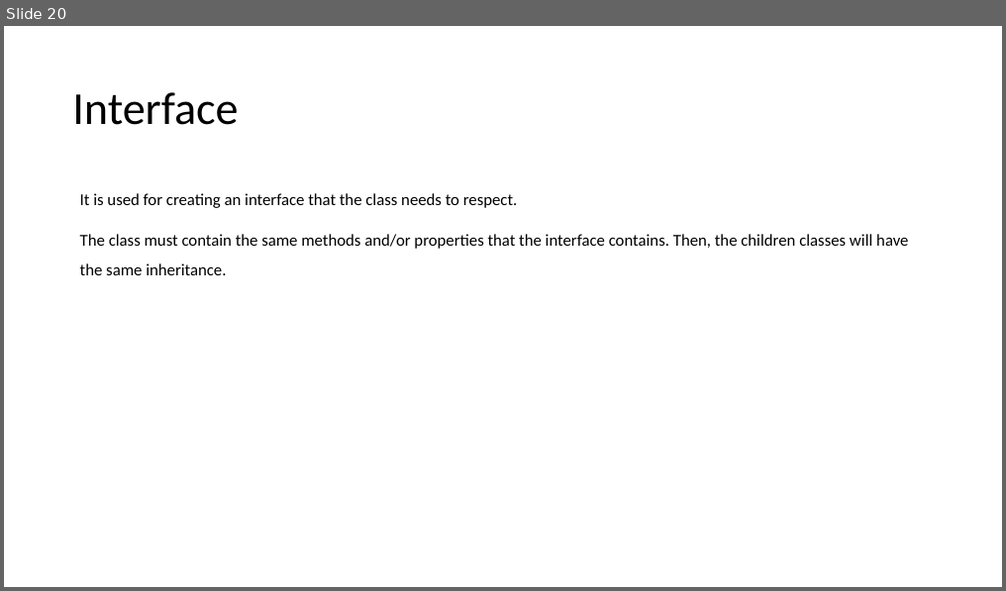
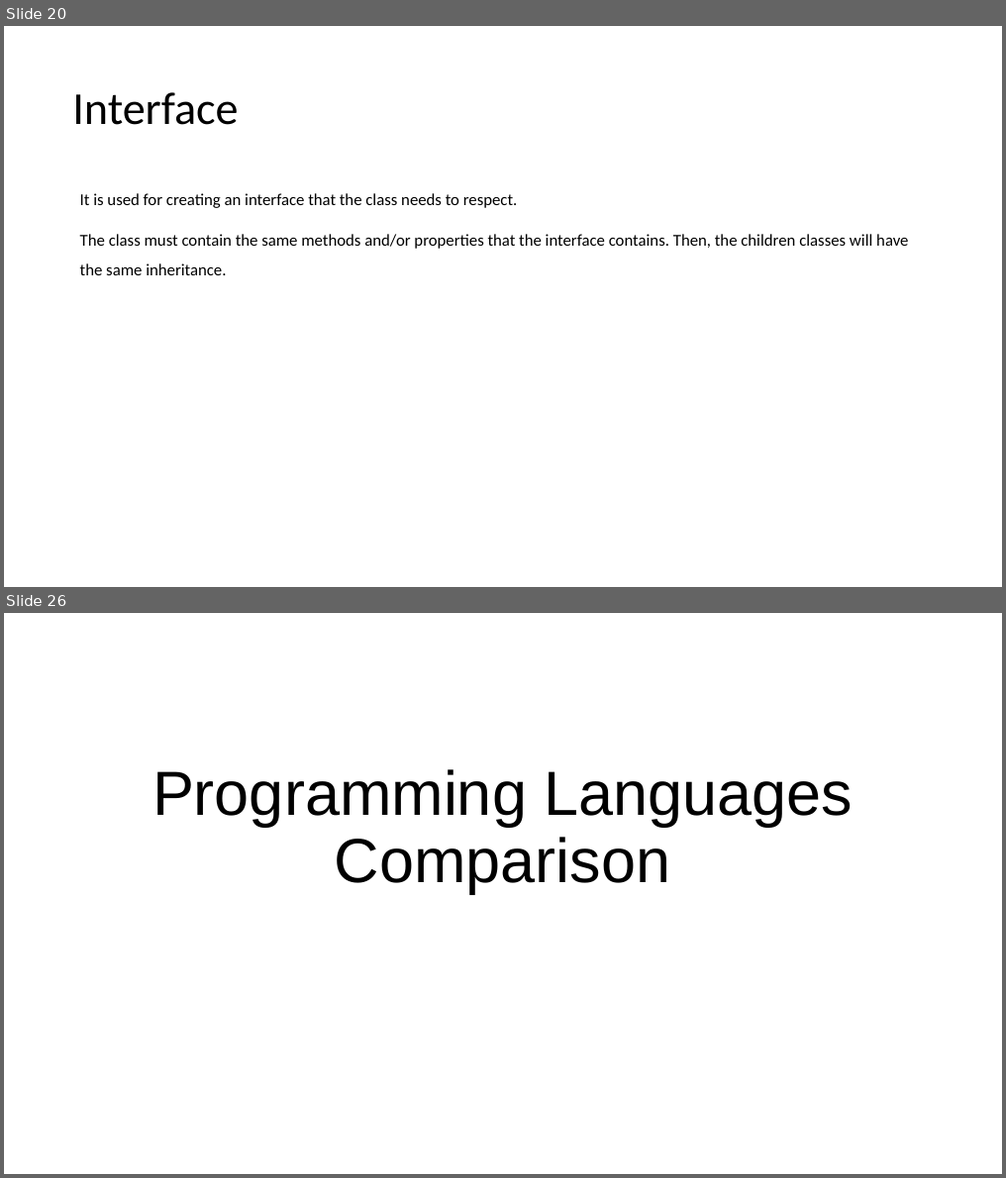
Before and after one commit to abelcondear/course, a slide deck: english/software-engineer.pptx. Shown one above the other, each under a label of ours: slide 20 before the commit, slides 20 and 26 after it; the slides between them are not shown. The pictures are 1006x591 and 1006x1178 pixels, drawn with LibreOffice and Linux fonts; fonts in the diff are those of the drawing. Boxes give left, top, right and bottom in pixels: in the first picture for what was removed or moved away, otherwise in the second. Text is boxed around its words. In the diff, an @@ line names an element or a change of style, - is before the commit and + after.

```diff
--- a/english/software-engineer.pptx
+++ b/english/software-engineer.pptx
@@ slide 26 added at bbox=[4, 613, 1002, 1174], background #FFFFFF @@
@@ title added at bbox=[152, 769, 853, 893], 60 pt, text #000000 @@
+Programming Languages Comparison
```
Also in this commit, not shown: 22 other slides added, 1 other file.
